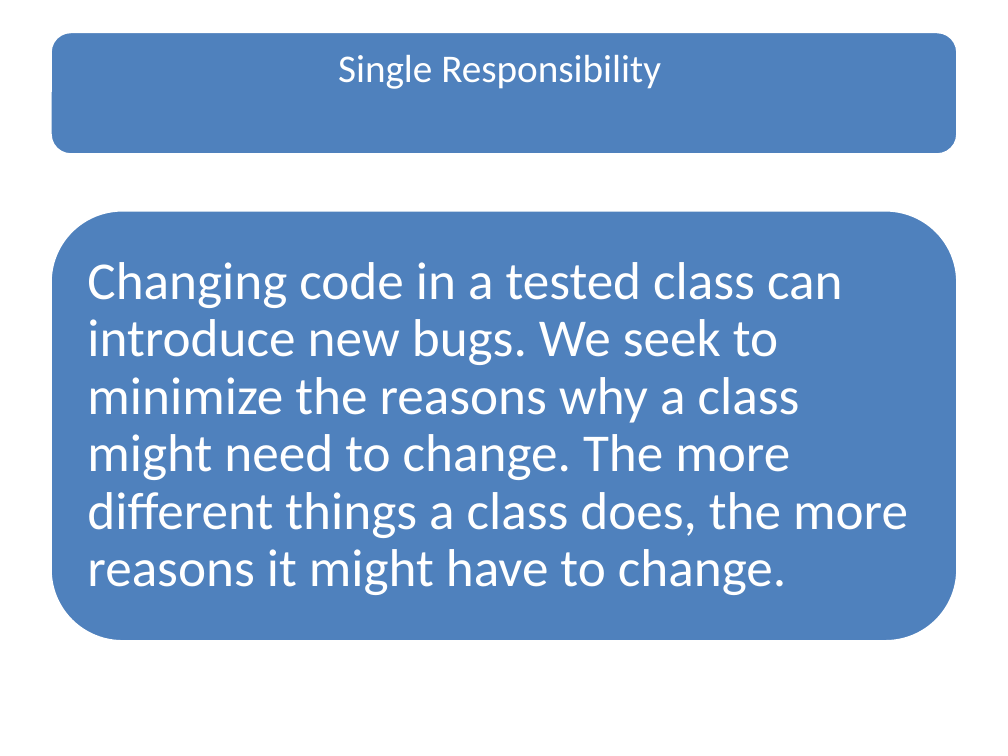
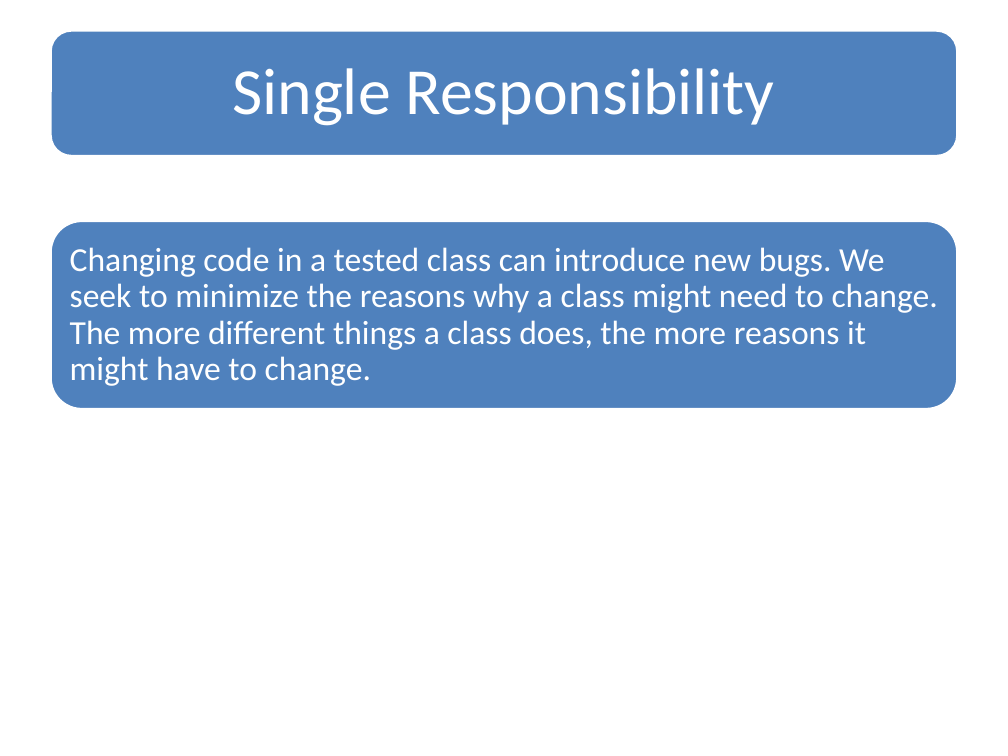
Before and after one commit to soyebparvez/DesignPatternData, a slide deck: slide 18 of Design Principle.pptx (slide 11 before the commit). Drawn at 1008x756 pixels with LibreOffice and Linux fonts; fonts in the diff are those of the drawing. Boxes give left, top, right and bottom in pixels: in the first picture for what was removed or moved away, otherwise in the second. Text is boxed around its words. In the diff, an @@ line names an element or a change of style, - is before the commit and + after.

```diff
--- a/Design Principle.pptx
+++ b/Design Principle.pptx
@@ text "Single Responsibility" at bbox=[232, 68, 775, 126]: size 28 to 47 pt; more space between paragraphs @@
@@ rounded rectangle: place and size @@
-rounded rectangle at bbox=[50, 211, 958, 642]
+rounded rectangle at bbox=[50, 221, 958, 409]
@@ text "Changing code in a tested ...": place and size @@
-text "Changing code in a tested ..." at bbox=[87, 262, 908, 595]
+text "Changing code in a tested ..." at bbox=[70, 247, 938, 386]
@@ text "Changing code in a tested ..." at bbox=[70, 247, 938, 386]: size 38 to 24 pt; less space between paragraphs @@
```
Also in this commit, not shown: 11 other slides changed, 7 slides added.
